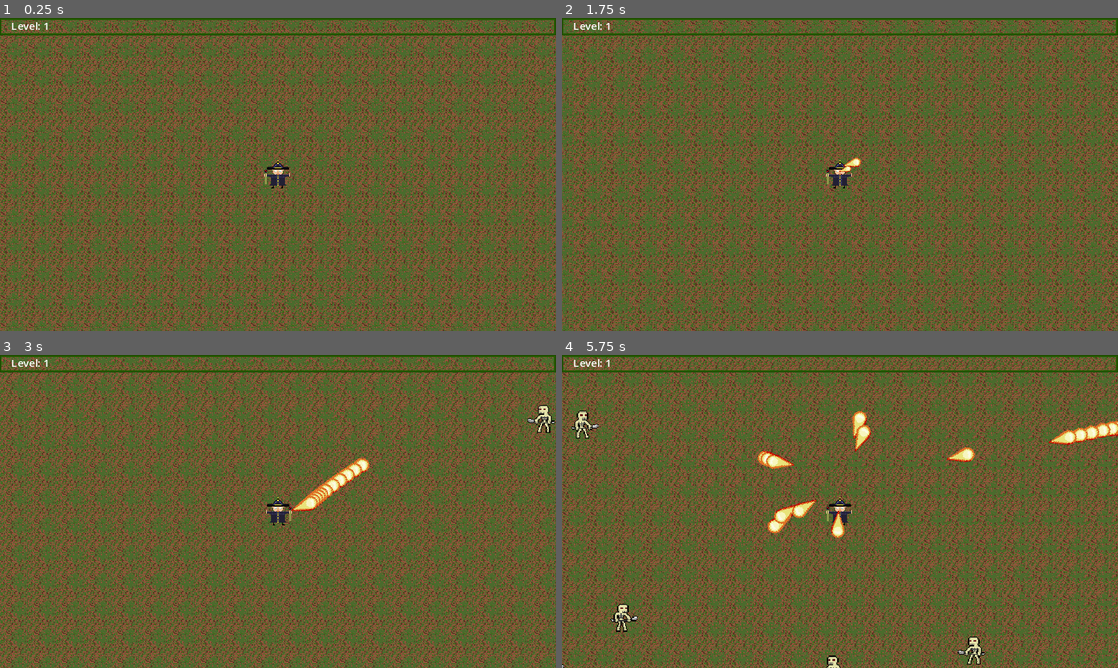
Above: before the commit, frames 1-4 (two rows, left to right).
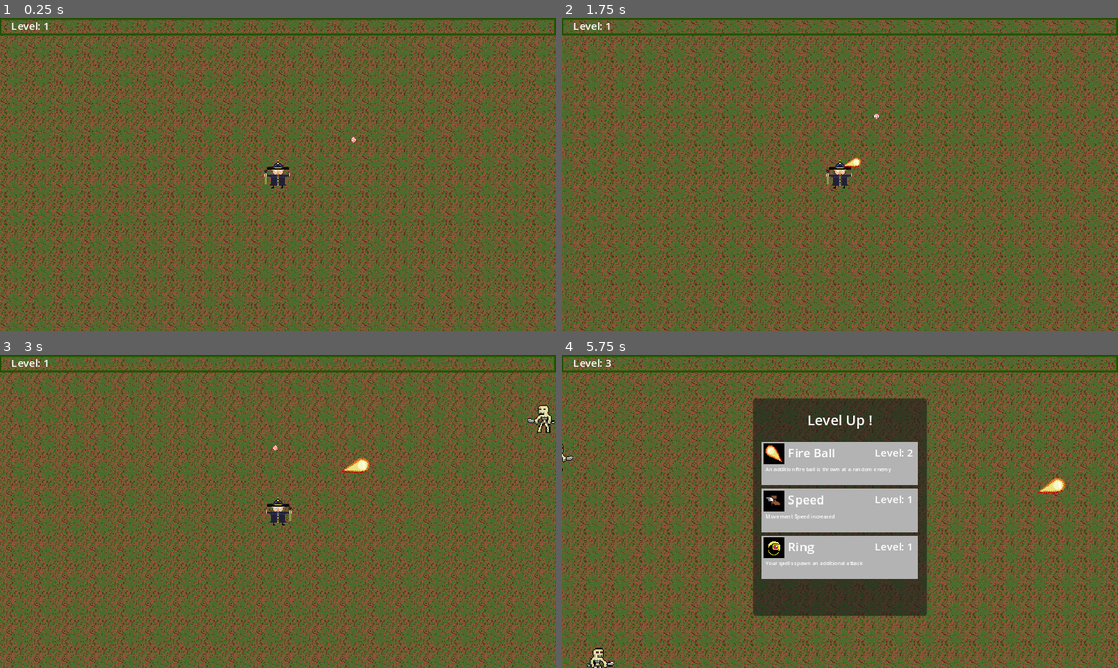
Above: after the commit, the same moments.

Repository: viniciuskuwakino/Survivor
Game: Godot game, scene res://world.tscn
The game is run twice, just before and just after one commit, with the same random seed, the same clock (stepped at 60 frames per second) and the same inputs. Sound files missing from this copy of the repository are replaced by a short silence.
Inputs (mouse positions are in pixels of both pictures, inside the frame that each line leads up to):
- Up to frame 1 (0.25 s): no input
- Up to frame 2 (1.75 s): tap Enter at 0.5 s; move the mouse to (962, 158) at 0.52 s; hold D (right) 0.53-1.28 s; click (962, 158) at 0.6 s; move the mouse to (728, 190) at 1.27 s; hold S (down) from 1.28 s (still down); click (728, 190) at 1.35 s
- Up to frame 3 (3 s): move the mouse to (333, 442) at 2.02 s; release S (down) at 2.03 s; hold D (right) 2.03-2.78 s; click (333, 442) at 2.1 s; move the mouse to (250, 574) at 2.77 s; hold W (up) from 2.78 s (still down); click (250, 574) at 2.85 s
- Up to frame 4 (5.75 s): move the mouse to (1006, 558) at 3.52 s; release W (up) at 3.53 s; hold A (left) 3.53-5.03 s; click (1006, 558) at 3.6 s; move the mouse to (673, 464) at 4.27 s; click (673, 464) at 4.35 s; move the mouse to (867, 511) at 5.02 s; hold S (down) from 5.03 s (still down); click (867, 511) at 5.1 s

The runs differ from the first frame. In frame 1, less than 0.1% of the frame differs, in the area x 63-64%, y 38-40%; in frame 2, less than 0.1%; in frame 3, 0.6%; in frame 4, 68%, in the area x 0-100%, y 0-100%.

Commit message:
Implementacao do upgrade de skills

Diff:
--- a/Player/Attack/leaf_spell.gd
+++ b/Player/Attack/leaf_spell.gd
@@ -24,6 +24,24 @@
 			damage = 5
 			attack_size = 1.0
 			knockback_amount = 100
+		2:
+			hp = 9999
+			speed = 200.0
+			damage = 5
+			attack_size = 1.0
+			knockback_amount = 100
+		3:
+			hp = 9999
+			speed = 200.0
+			damage = 5
+			attack_size = 1.0
+			knockback_amount = 100
+		4:
+			hp = 9999
+			speed = 200.0
+			damage = 10
+			attack_size = 1.0
+			knockback_amount = 130
 
 	var move_to_less = Vector2.ZERO
 	var move_to_more = Vector2.ZERO
--- a/Player/Attack/spear.gd
+++ b/Player/Attack/spear.gd
@@ -41,6 +41,30 @@
 			speed = 200.0
 			damage = 10
 			knockback_amount = 100
+			paths = 1
+			attack_size = 1.0
+			attack_speed = 4.0
+		2:
+			hp = 9999
+			speed = 200.0
+			damage = 10
+			knockback_amount = 100
+			paths = 2
+			attack_size = 1.0
+			attack_speed = 4.0
+		3:
+			hp = 9999
+			speed = 200.0
+			damage = 10
+			knockback_amount = 100
+			paths = 3
+			attack_size = 1.0
+			attack_speed = 4.0
+		4:
+			hp = 9999
+			speed = 200.0
+			damage = 15
+			knockback_amount = 130
 			paths = 3
 			attack_size = 1.0
 			attack_speed = 4.0
--- a/Player/Attack/spell_1.gd
+++ b/Player/Attack/spell_1.gd
@@ -25,6 +25,24 @@
 			damage = 5
 			knockback_amount = 100
 			attack_size = 1.0
+		2:
+			hp = 1
+			speed = 100
+			damage = 5
+			knockback_amount = 100
+			attack_size = 1.0
+		3:
+			hp = 2
+			speed = 100
+			damage = 10
+			knockback_amount = 100
+			attack_size = 1.0
+		4:
+			hp = 1
+			speed = 100
+			damage = 10
+			knockback_amount = 100
+			attack_size = 1.0
 
 	var tween = create_tween()
 	tween.tween_property(self, "scale", Vector2(1,1) * attack_size, 1).set_trans(Tween.TRANS_QUINT).set_ease(Tween.EASE_OUT)
--- a/Player/player.gd
+++ b/Player/player.gd
@@ -1,7 +1,8 @@
 extends CharacterBody2D
 
 var move_speed = 60.0
-var hp = 5
+var hp = 30
+var maxhp = 30
 var last_movement = Vector2.UP
 
 var experience = 0
@@ -20,21 +21,28 @@
 @onready var leafAttackTimer = get_node("%LeafAttackTimer")
 @onready var spearBase = get_node("%SpearBase")
 
+# Upgrades
+var collected_upgrades = []
+var upgrade_options = []
+var speed = 0
+var additional_attacks = 0
+var spell_cooldown = 0
+
 # Spell 1
-var spell1_ammo = 1
-var spell1_baseammo = 10
+var spell1_ammo = 0
+var spell1_baseammo = 0
 var spell1_attackspeed = 1.5
-var spell1_level = 1
+var spell1_level = 0
 
 # Leaf Spell
 var leaf_ammo = 0
-var leaf_baseammo = 5
+var leaf_baseammo = 0
 var leaf_attackspeed = 3
 var leaf_level = 0
 
 # Spear
 var spear_ammo = 0
-var spear_level = 1
+var spear_level = 0
 
 # Alvo na mira
 var enemy_close = []
@@ -53,6 +61,7 @@
 
 
 func _ready():
+	upgrade_character("spell_1_1")
 	attack()
 	set_expbar(experience, calculate_experiencecap())
 
@@ -106,7 +115,7 @@
 
 
 func _on_spell_1_timer_timeout():
-	spell1_ammo += spell1_baseammo
+	spell1_ammo += spell1_baseammo + additional_attacks
 	spell1AttackTimer.start()
 
 
@@ -125,7 +134,7 @@
 
 
 func _on_leaf_timer_timeout():
-	leaf_ammo += leaf_baseammo
+	leaf_ammo += leaf_baseammo + additional_attacks
 	leafAttackTimer.start()
 
 
@@ -144,12 +153,17 @@
 
 func spawn_spear():
 	var get_spear_total = spearBase.get_child_count()
-	var calc_spawns = spear_ammo - get_spear_total
+	var calc_spawns = (spear_ammo + additional_attacks) - get_spear_total
 	while calc_spawns > 0:
 		var spear_spawn = spear.instantiate()
 		spear_spawn.global_position = global_position
 		spearBase.add_child(spear_spawn)
 		calc_spawns -= 1
+
+	var get_spears = spearBase.get_children()
+	for i in get_spears:
+		if i.has_method("update_spear"):
+			i.update_spear()
 
 func get_random_target():
 	if enemy_close.size() > 0:
@@ -223,17 +237,89 @@
 	var optionsmax = 3
 	while options < optionsmax:
 		var option_choice = itemOptions.instantiate()
+		option_choice.item= get_random_item()
 		upgradeOptions.add_child(option_choice)
 		options += 1
 
 	get_tree().paused = true
 
 func upgrade_character(upgrade):
+	match upgrade:
+		"spell_1_1":
+			spell1_level = 1
+			spell1_baseammo += 1
+		"spell_1_2":
+			spell1_level = 2
+			spell1_baseammo += 1
+		"spell_1_3":
+			spell1_level = 3
+			spell1_baseammo += 1
+		"spell_1_4":
+			spell1_level = 4
+			spell1_baseammo += 2
+		"leaf_spell_1":
+			leaf_level = 1
+			leaf_baseammo += 1
+		"leaf_spell_2":
+			leaf_level = 2
+			leaf_baseammo += 1
+		"leaf_spell_3":
+			leaf_level = 3
+			leaf_attackspeed -= 0.5
+		"leaf_spell_4":
+			leaf_level = 4
+			leaf_baseammo += 1
+		"spear_1":
+			spear_level = 1
+			spear_ammo += 1
+		"spear_2":
+			spear_level = 2
+		"spear_3":
+			spear_level = 3
+		"spear_4":
+			spear_level = 4
+		"bota_1", "bota_2", "bota_3", "bota_4":
+			move_speed += 20.0
+		"ring_1", "ring_2":
+			additional_attacks += 1
+		"food":
+			hp += 10
+			hp = clamp(hp, 0, maxhp)
+
+	attack()
+
+
 	var option_children = upgradeOptions.get_children()
 	for i in option_children:
 		i.queue_free()
-
+	upgrade_options.clear()
+	collected_upgrades.append(upgrade)
 	levelPanel.visible = false
 	levelPanel.position = Vector2(800,50)
 	get_tree().paused = false
 	calculate_experience(0)
+
+func get_random_item():
+	var dblist = []
+	for i in UpgradeDb.UPGRADES:
+		if i in collected_upgrades:
+			pass
+		elif i in upgrade_options:
+			pass
+		elif UpgradeDb.UPGRADES[i]["type"] == "item":
+			pass
+		elif UpgradeDb.UPGRADES[i]["prerequesite"].size() > 0:
+			var to_add = true
+			for n in UpgradeDb.UPGRADES[i]["prerequesite"]:
+				if not n in collected_upgrades:
+					to_add = false
+			if to_add:
+				dblist.append(i)
+		else:
+			dblist.append(i)
+	if dblist.size() > 0:
+		var randomitem = dblist.pick_random()
+		upgrade_options.append(randomitem)
+		return randomitem
+	else:
+		return null
--- a/Utils/item_option.gd
+++ b/Utils/item_option.gd
@@ -1,5 +1,9 @@
 extends ColorRect
 
+@onready var lblName = $lbl_name
+@onready var lblDescription = $lbl_description
+@onready var lblLevel = $lbl_level
+@onready var itemIcon = $ColorRect/ItemIcon
 
 var mouse_over = false
 var item = null
@@ -9,7 +13,12 @@
 
 func _ready():
 	connect("selected_upgrade", Callable(player,"upgrade_character"))
-
+	if item == null:
+		item = "food"
+	lblName.text = UpgradeDb.UPGRADES[item]["displayname"]
+	lblDescription.text = UpgradeDb.UPGRADES[item]["details"]
+	lblLevel.text = UpgradeDb.UPGRADES[item]["level"]
+	itemIcon.texture = load(UpgradeDb.UPGRADES[item]["icon"])
 
 func _input(event):
 	if event.is_action("click"):
--- a/Utils/item_option.tscn
+++ b/Utils/item_option.tscn
@@ -29,18 +29,21 @@
 texture = ExtResource("1_pyiv6")
 
 [node name="lbl_name" type="Label" parent="."]
-offset_left = 39.0
-offset_top = 1.0
-offset_right = 86.0
-offset_bottom = 27.0
+layout_mode = 0
+offset_left = 30.0
+offset_top = 2.0
+offset_right = 77.0
+offset_bottom = 28.0
+theme_override_font_sizes/font_size = 14
 text = "Name"
 
 [node name="lbl_description" type="Label" parent="."]
+layout_mode = 0
 offset_left = 4.0
 offset_top = 27.0
 offset_right = 166.0
 offset_bottom = 48.0
-theme_override_font_sizes/font_size = 8
+theme_override_font_sizes/font_size = 6
 text = "Description of item"
 
 [node name="lbl_level" type="Label" parent="."]
--- /dev/null
+++ b/Utils/upgrade_db.gd
@@ -0,0 +1,161 @@
+extends Node
+
+
+
+#const ICON_PATH = ""
+const WEAPON_PATH = "res://Ground/"
+
+const UPGRADES = {
+	"spell_1_1": {
+		"icon": WEAPON_PATH + "fireball.png",
+		"displayname": "Fire Ball",
+		"details": "A fire ball is thrown at a random enemy",
+		"level": "Level: 1",
+		"prerequesite": [],
+		"type": "weapon"
+	},
+	"spell_1_2": {
+		"icon": WEAPON_PATH + "fireball.png",
+		"displayname": "Fire Ball",
+		"details": "An addition fire ball is thrown at a random enemy",
+		"level": "Level: 2",
+		"prerequesite": ["spell_1_1"],
+		"type": "weapon"
+	},
+	"spell_1_3": {
+		"icon": WEAPON_PATH + "fireball.png",
+		"displayname": "Fire Ball",
+		"details": "Fire balls pass though enemies and more damage",
+		"level": "Level: 3",
+		"prerequesite": ["spell_1_2"],
+		"type": "weapon"
+	},
+	"spell_1_4": {
+		"icon": WEAPON_PATH + "fireball.png",
+		"displayname": "Fire Ball",
+		"details": "An addition fire ball is thrown",
+		"level": "Level: 4",
+		"prerequesite": ["spell_1_3"],
+		"type": "weapon"
+	},
+	"leaf_spell_1": {
+		"icon": WEAPON_PATH + "nature.png",
+		"displayname": "Nature Force",
+		"details": "A nature force is thrown at the same player direction",
+		"level": "Level: 1",
+		"prerequesite": [],
+		"type": "weapon"
+	},
+	"leaf_spell_2": {
+		"icon": WEAPON_PATH + "nature.png",
+		"displayname": "Nature Force",
+		"details": "An additional nature force",
+		"level": "Level: 2",
+		"prerequesite": ["leaf_spell_1"],
+		"type": "weapon"
+	},
+	"leaf_spell_3": {
+		"icon": WEAPON_PATH + "nature.png",
+		"displayname": "Nature Force",
+		"details": "An additional nature force",
+		"level": "Level: 3",
+		"prerequesite": ["leaf_spell_2"],
+		"type": "weapon"
+	},
+	"leaf_spell_4": {
+		"icon": WEAPON_PATH + "nature.png",
+		"displayname": "Nature Force",
+		"details": "Nature force cause more damage and +25% knockback",
+		"level": "Level: 4",
+		"prerequesite": ["leaf_spell_3"],
+		"type": "weapon"
+	},
+	"spear_1": {
+		"icon": WEAPON_PATH + "spear.png",
+		"displayname": "Magical Spear",
+		"details": "A magical spear go though straight line into enemies",
+		"level": "Level: 1",
+		"prerequesite": [],
+		"type": "weapon"
+	},
+	"spear_2": {
+		"icon": WEAPON_PATH + "spear.png",
+		"displayname": "Magical Spear",
+		"details": "A magical spear go though straight line into enemies 2 times",
+		"level": "Level: 2",
+		"prerequesite": ["spear_1"],
+		"type": "weapon"
+	},
+	"spear_3": {
+		"icon": WEAPON_PATH + "spear.png",
+		"displayname": "Magical Spear",
+		"details": "A magical spear go though straight line into enemies 3 times",
+		"level": "Level: 3",
+		"prerequesite": ["spear_2"],
+		"type": "weapon"
+	},
+	"spear_4": {
+		"icon": WEAPON_PATH + "spear.png",
+		"displayname": "Magical Spear",
+		"details": "The magical spear gains more damage",
+		"level": "Level: 4",
+		"prerequesite": ["spear_3"],
+		"type": "weapon"
+	},
+	"bota_1": {
+		"icon": WEAPON_PATH + "bota.png",
+		"displayname": "Speed",
+		"details": "Movement Speed increased",
+		"level": "Level: 1",
+		"prerequesite": [],
+		"type": "upgrade"
+	},
+	"bota_2": {
+		"icon": WEAPON_PATH + "bota.png",
+		"displayname": "Speed",
+		"details": "Movement Speed increased",
+		"level": "Level: 2",
+		"prerequesite": ["bota_1"],
+		"type": "upgrade"
+	},
+	"bota_3": {
+		"icon": WEAPON_PATH + "bota.png",
+		"displayname": "Speed",
+		"details": "Movement Speed increased",
+		"level": "Level: 3",
+		"prerequesite": ["bota_2"],
+		"type": "upgrade"
+	},
+	"bota_4": {
+		"icon": WEAPON_PATH + "bota.png",
+		"displayname": "Speed",
+		"details": "Movement Speed increased",
+		"level": "Level: 4",
+		"prerequesite": ["bota_3"],
+		"type": "upgrade"
+	},
+	"ring_1": {
+		"icon": WEAPON_PATH + "ring.png",
+		"displayname": "Ring",
+		"details": "Your spells spawn an additional attack",
+		"level": "Level: 1",
+		"prerequesite": [],
+		"type": "upgrade"
+	},
+	"ring_2": {
+		"icon": WEAPON_PATH + "ring.png",
+		"displayname": "Ring",
+		"details": "Your spells spawn an additional attack",
+		"level": "Level: 2",
+		"prerequesite": ["ring_1"],
+		"type": "upgrade"
+	},
+	"food": {
+		"icon": WEAPON_PATH + "food.png",
+		"displayname": "Food",
+		"details": "Heals you for 20 health",
+		"level": "N/A",
+		"prerequesite": [],
+		"type": "item"
+	}
+}
--- /dev/null
+++ b/Utils/upgrade_db.tscn
@@ -0,0 +1,6 @@
+[gd_scene load_steps=2 format=3 uid="uid://dn6y1qwa5t3a1"]
+
+[ext_resource type="Script" path="res://Utils/upgrade_db.gd" id="1_o55io"]
+
+[node name="UpgradeDB" type="Node"]
+script = ExtResource("1_o55io")
--- a/project.godot
+++ b/project.godot
@@ -14,6 +14,10 @@
 run/main_scene="res://world.tscn"
 config/features=PackedStringArray("4.1", "GL Compatibility")
 config/icon="res://icon.svg"
+
+[autoload]
+
+UpgradeDb="*res://Utils/upgrade_db.tscn"
 
 [display]
 
--- a/world.tscn
+++ b/world.tscn
@@ -6,6 +6,7 @@
 [ext_resource type="PackedScene" uid="uid://cpgmjuqbrwjbd" path="res://Utils/spawner.tscn" id="3_6hyga"]
 [ext_resource type="PackedScene" uid="uid://bvxtvgy2ooimi" path="res://Inimigos/inimigo_1.tscn" id="3_rtjf3"]
 [ext_resource type="Script" path="res://Utils/spawn_info.gd" id="5_mbhe4"]
+[ext_resource type="PackedScene" uid="uid://bal7oq10747e8" path="res://Objects/experience_gem.tscn" id="7_bn2sc"]
 
 [sub_resource type="Resource" id="Resource_qphsu"]
 script = ExtResource("5_mbhe4")
@@ -39,3 +40,7 @@
 spawns = Array[ExtResource("5_mbhe4")]([SubResource("Resource_qphsu"), SubResource("Resource_ubsdg")])
 
 [node name="Loot" type="Node2D" parent="." groups=["loot"]]
+
+[node name="ExperienceGem" parent="Loot" instance=ExtResource("7_bn2sc")]
+position = Vector2(87, -40)
+experience = 50
Binary file added: Ground/bota.png
Not shown, added: Ground/bota.png.import
Binary file added: Ground/food.png
Not shown, added: Ground/food.png.import
Binary file added: Ground/ring.png
Not shown, added: Ground/ring.png.import
Not shown: 1 places in world.tscn that only renumber resources
